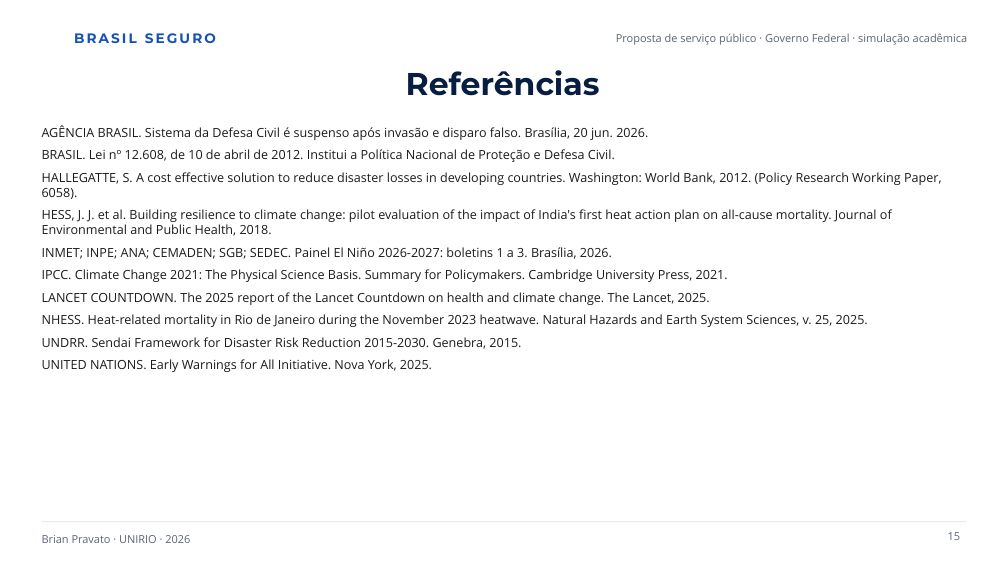
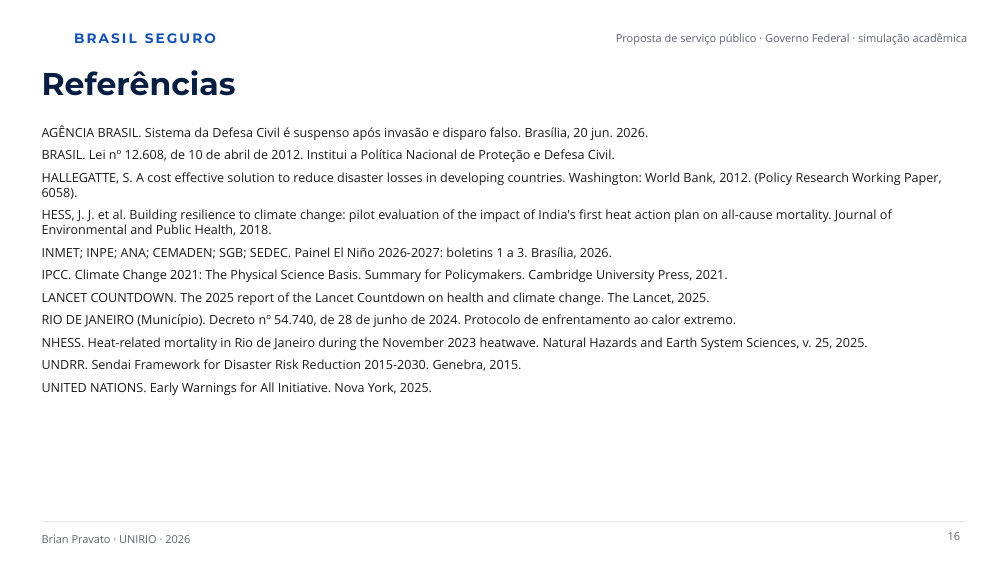
Before and after one commit to kbrianps/brasil-seguro, a slide deck: slide 16 of brasil-seguro.pptx (slide 15 before the commit). Drawn at 1008x567 pixels with LibreOffice and Linux fonts; fonts in the diff are those of the drawing; background and template pictures are left out. Boxes give left, top, right and bottom in pixels: in the first picture for what was removed or moved away, otherwise in the second. Text is boxed around its words. In the diff, an @@ line names an element or a change of style, - is before the commit and + after.

```diff
--- a/brasil-seguro.pptx
+++ b/brasil-seguro.pptx
@@ title "Referências" at (x1=42, y1=70, x2=236, y2=96): alignment centre to left @@
@@ text at (x1=42, y1=314, x2=736, y2=327): paragraph added @@
+RIO DE JANEIRO (Município). Decreto nº 54.740, de 28 de junho de 2024. Protocolo de enfrentamento ao calor extremo.
@@ page number at (x1=948, y1=532, x2=961, y2=540): text changed @@
-15
+16
```
Also in this commit, not shown: 13 other slides changed, 1 slide added, 2 other files.
